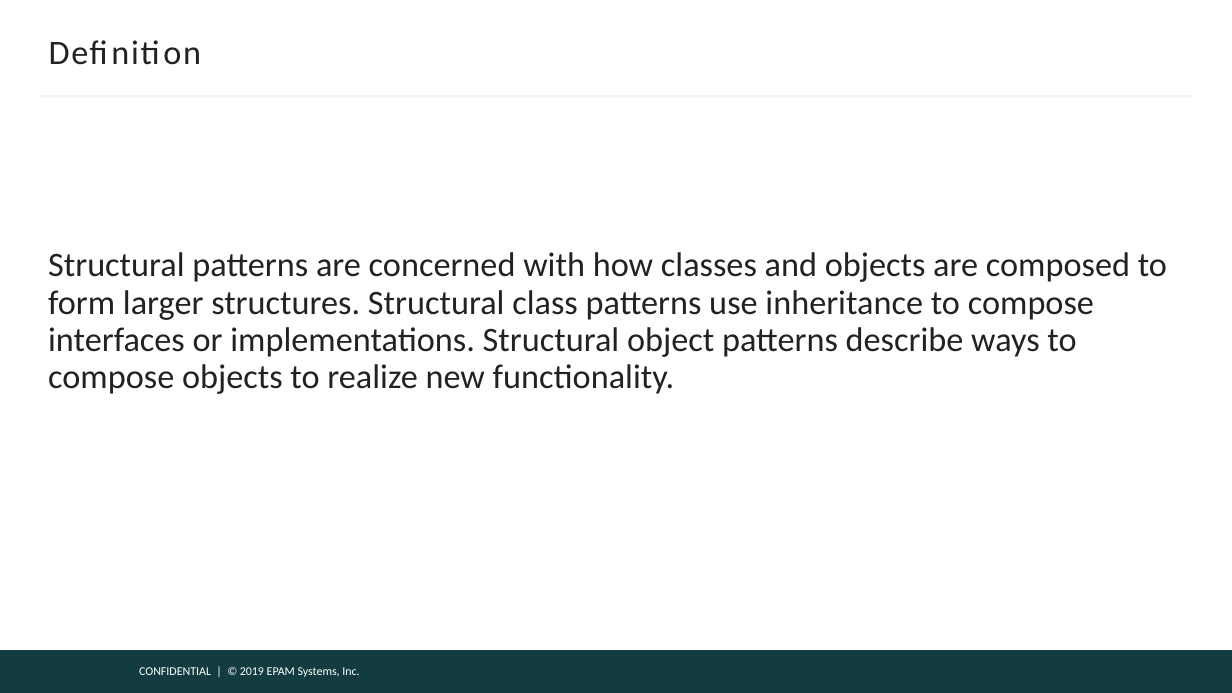
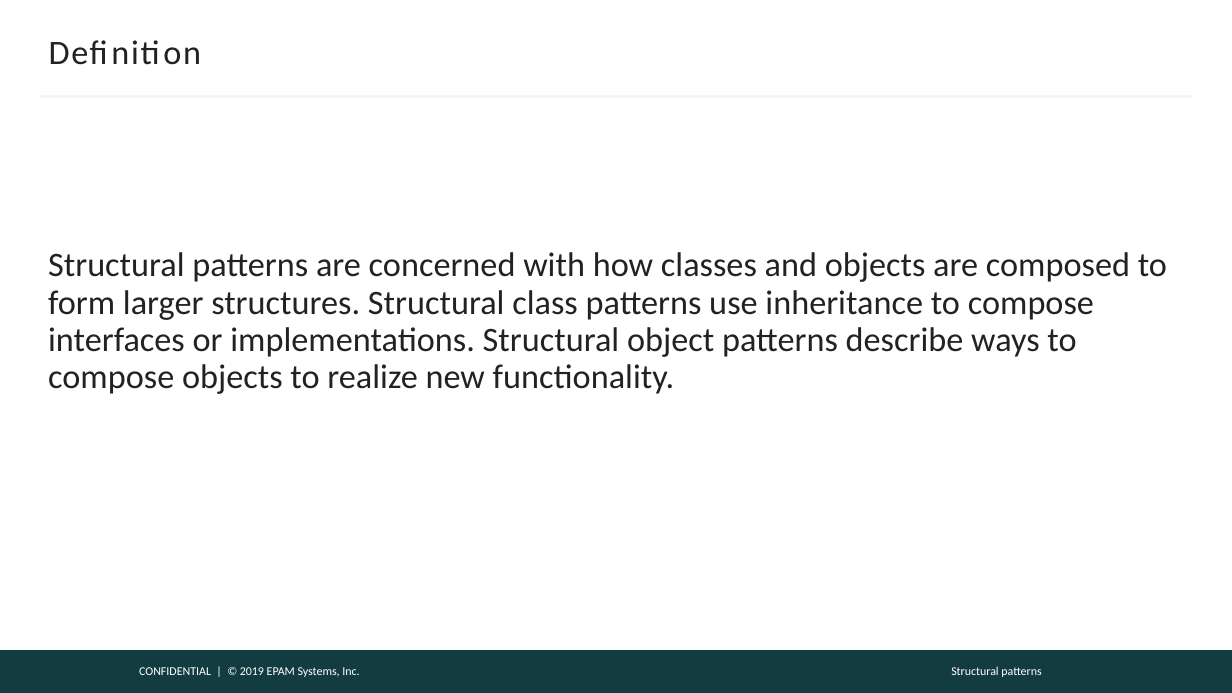
Before and after one commit to DenisPonizovkin/presentations, a slide deck: slide 15 of DesignPatterns.pptx. Drawn at 1232x693 pixels with LibreOffice and Linux fonts; fonts in the diff are those of the drawing; background and template pictures are left out. Boxes give left, top, right and bottom in pixels: in the first picture for what was removed or moved away, otherwise in the second. Text is boxed around its words. In the diff, an @@ line names an element or a change of style, - is before the commit and + after.

```diff
--- a/DesignPatterns.pptx
+++ b/DesignPatterns.pptx
@@ text added at (951,666,1041,677), 7 pt, text #FFFFFF @@
+Structural patterns
```
Also in this commit, not shown: 31 other slides changed.
